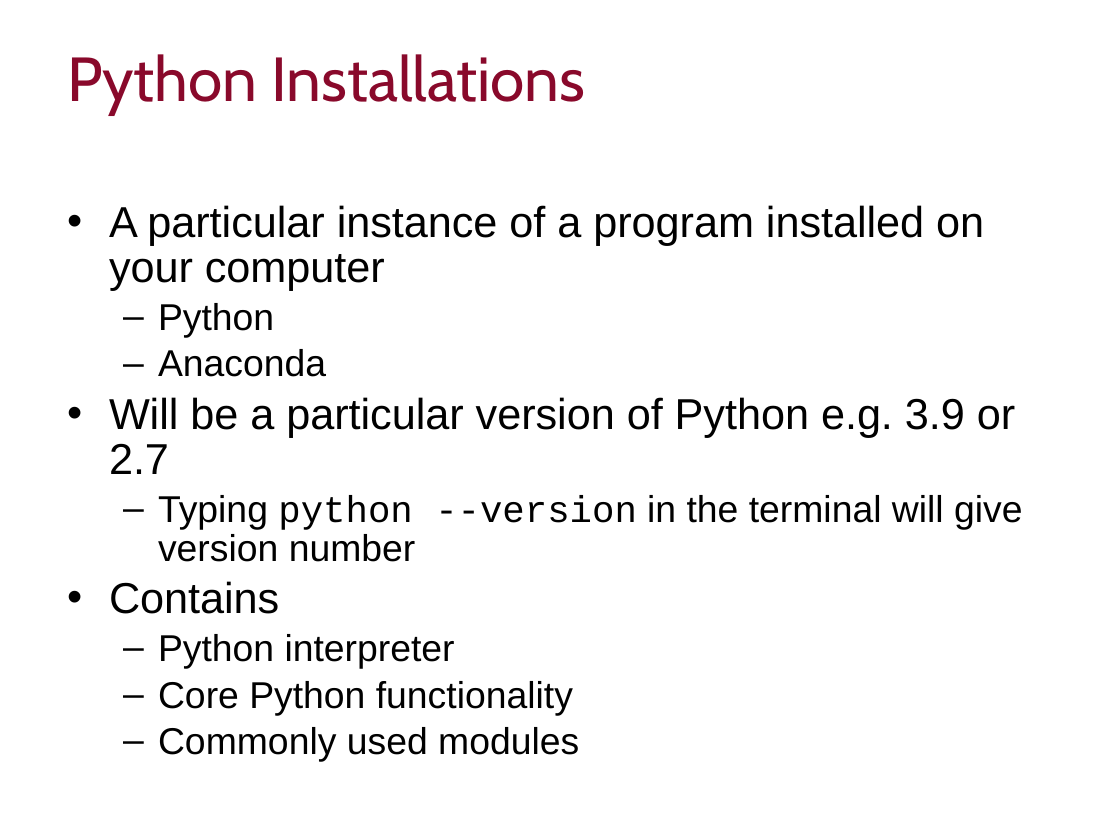
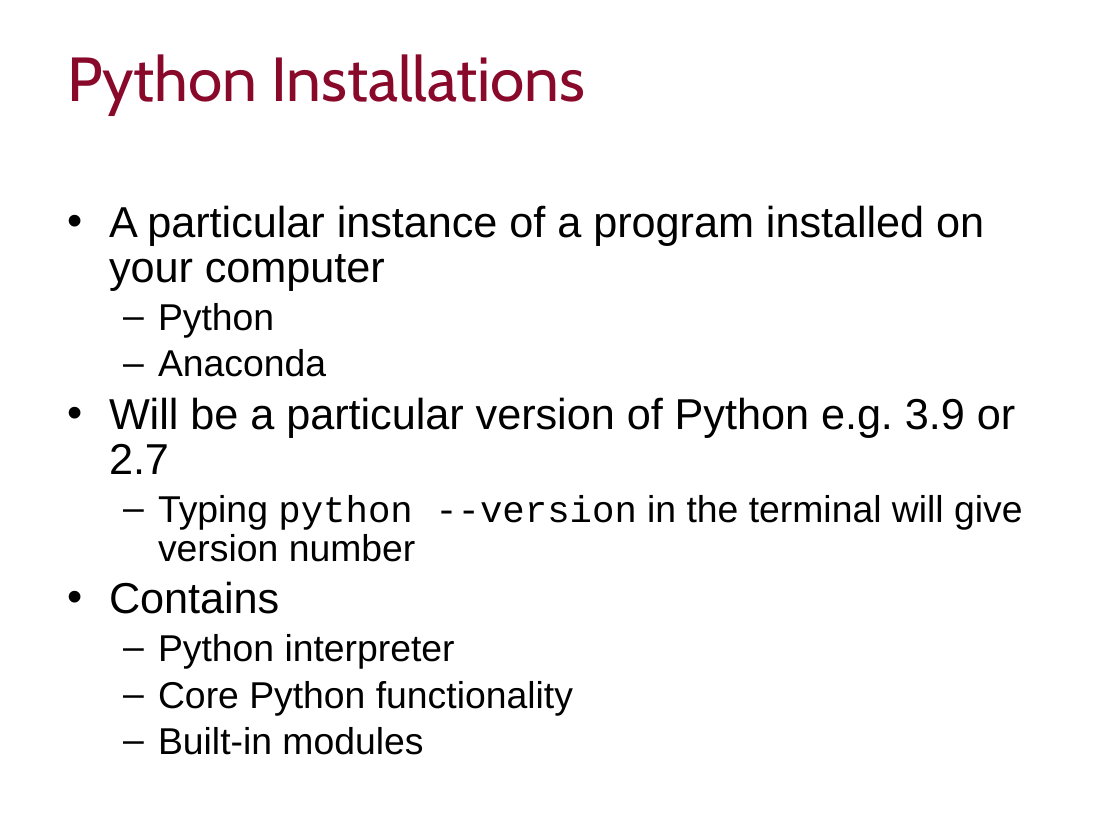
Before and after one commit to ImperialCollegeLondon/RCDS-managing-and-running-python-effectively, a slide deck: slide 6 of Managing and Running Python Effectively.pptx. Drawn at 1120x840 pixels with LibreOffice and Linux fonts; fonts in the diff are those of the drawing; background and template pictures are left out. Boxes give left, top, right and bottom in pixels: in the first picture for what was removed or moved away, otherwise in the second. Text is boxed around its words. In the diff, an @@ line names an element or a change of style, - is before the commit and + after.

```diff
--- a/Managing and Running Python Effectively.pptx
+++ b/Managing and Running Python Effectively.pptx
@@ text at (158,727,423,755): text changed @@
-  – Commonly used modules
+  – Built-in modules
```
Also in this commit, not shown: 5 other slides changed.
